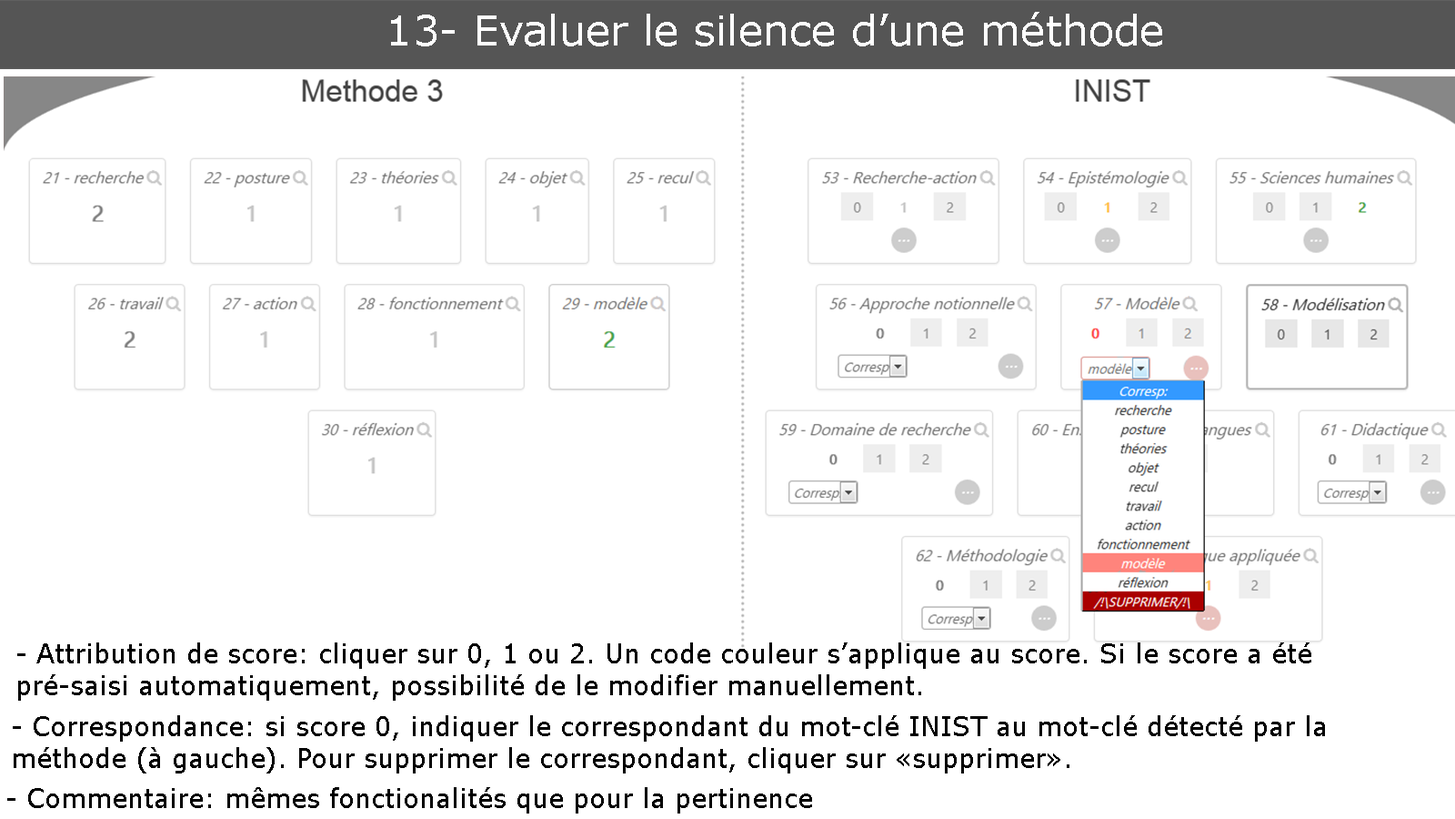
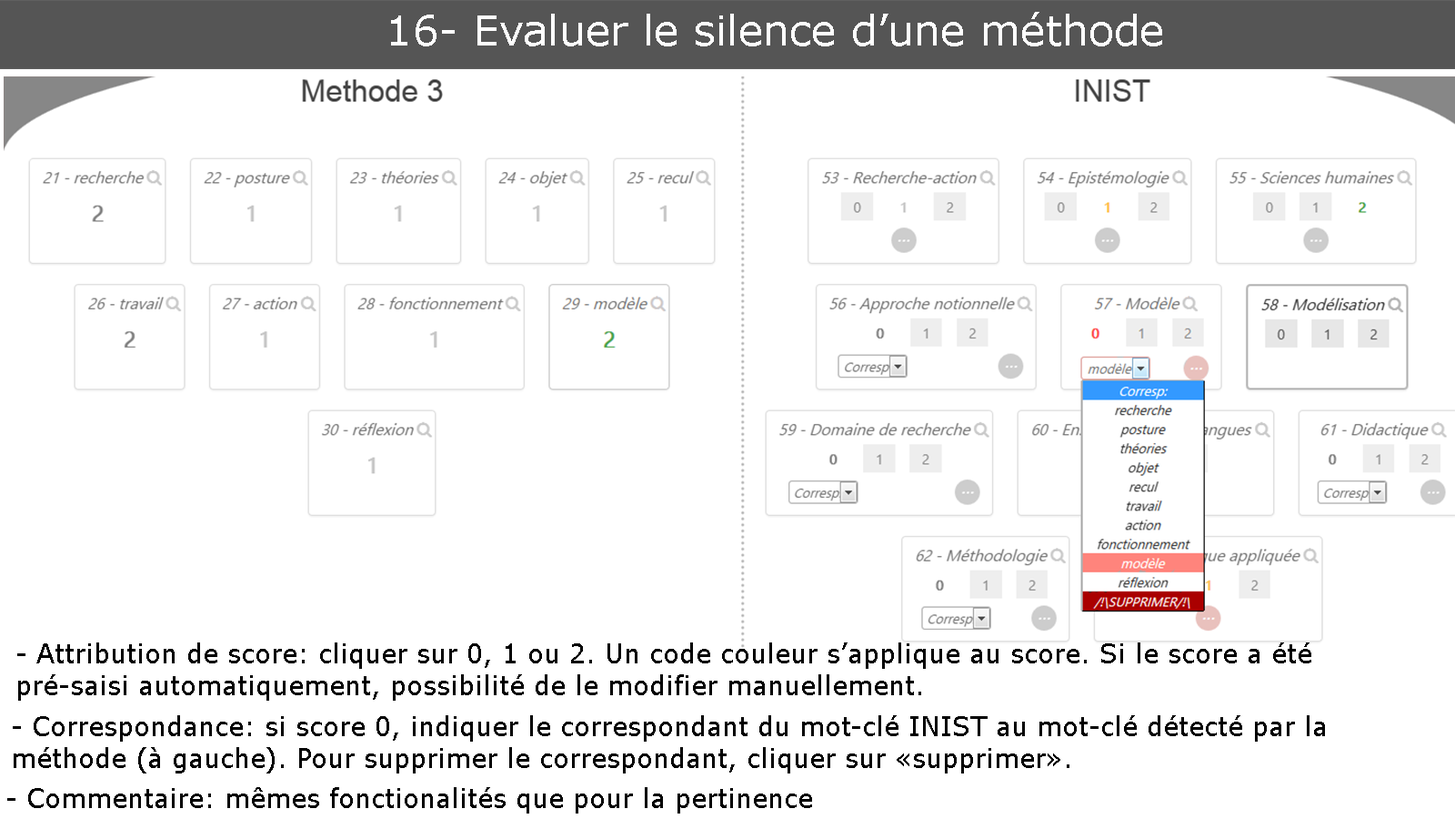
Comparing the layer stacks of the two 1455 × 819 images. Changes:
renamed "13- Evaluer le silence d’une méthode" to "16- Evaluer le silence d’une méthode", painted on it over 415, 14, 437, 47
